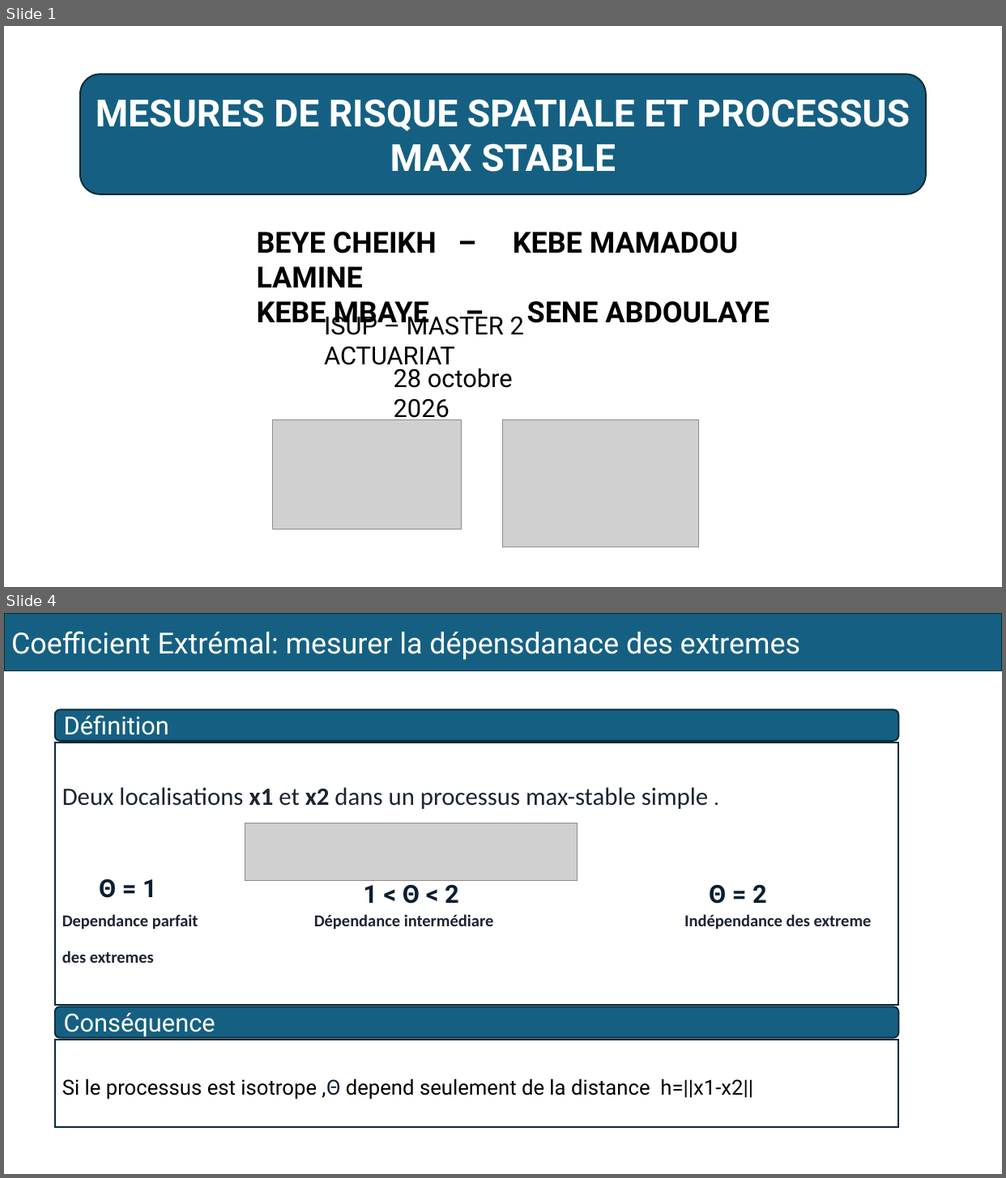
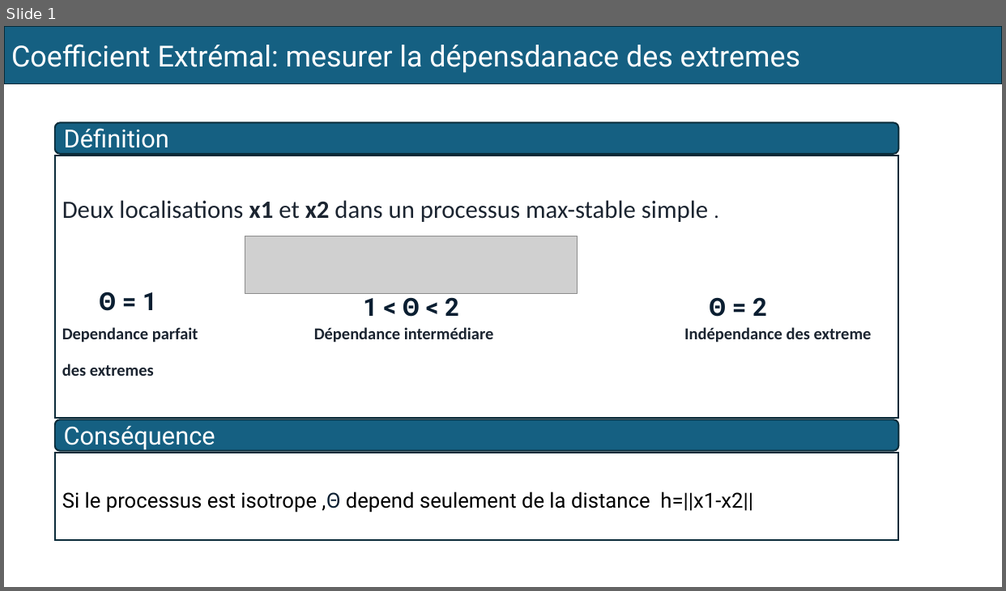
Before and after one commit to MamadouLamine27/projet-tve-max-stable, a slide deck: pptx/presentation_sauvegarde.pptx. Shown one above the other, each under a label of ours: slides 1 and 4 before the commit, slide 1 after it; the slides between them are not shown. The pictures are 1006x1178 and 1006x591 pixels, drawn with LibreOffice and Linux fonts; fonts in the diff are those of the drawing; grey boxes stand for pictures. Boxes give left, top, right and bottom in pixels: in the first picture for what was removed or moved away, otherwise in the second. Text is boxed around its words. In the diff, an @@ line names an element or a change of style, - is before the commit and + after.

```diff
--- a/pptx/presentation_sauvegarde.pptx
+++ b/pptx/presentation_sauvegarde.pptx
@@ slide 1 removed at <box>4,26,1002,587</box>, background #FFFFFF @@
@@ rounded rectangle removed at <box>80,74,927,194</box> @@
-MESURES DE RISQUE SPATIALE ET PROCESSUS MAX STABLE
@@ text removed at <box>257,232,769,330</box> @@
-BEYE CHEIKH – KEBE MAMADOU LAMINE
-KEBE MBAYE – SENE ABDOULAYE
@@ text removed at <box>324,313,504,372</box> @@
-ISUP – MASTER 2 ACTUARIAT
@@ text removed at <box>394,369,513,424</box> @@
-28 octobre 2026
@@ picture removed at <box>273,420,462,529</box> @@
@@ picture removed at <box>503,420,699,547</box> @@
@@ what was slide 4 is now slide 1 @@
```
Also in this commit, not shown: 3 other slides removed.
